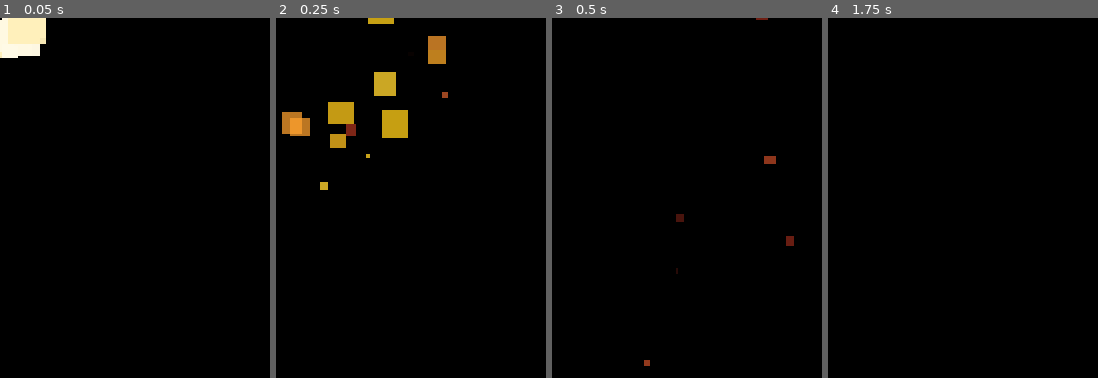
Above: before the commit, frames 1-4 (left to right).
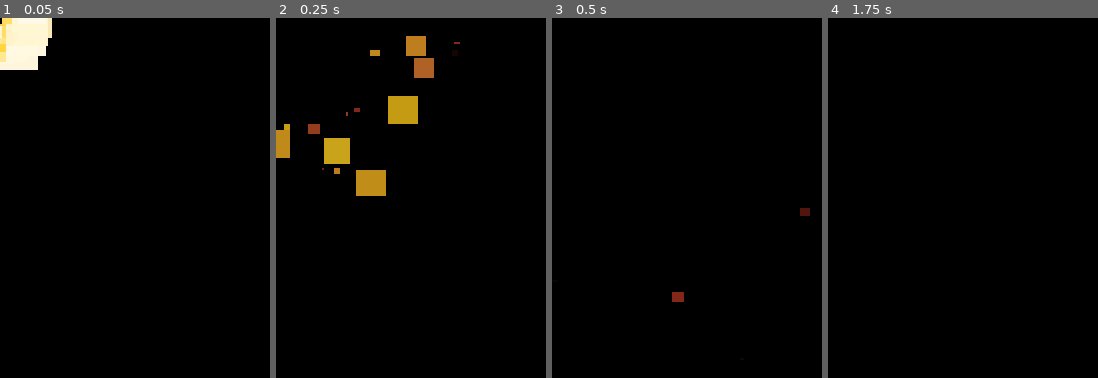
Above: after the commit, the same moments.

Repository: Proof-by-Combat/orbit-simulation
Game: Godot game, scene res://scenes/explosion/explosion.tscn
Same seed, same stepped clock (60 frames per second), same inputs: the game is played once before the commit and once after it. Before the commit the project has no main scene; this scene is started directly in both runs.
Inputs (mouse positions are in pixels of both pictures, inside the frame that each line leads up to):
- Up to frame 1 (0.05 s): no input
- Up to frame 2 (0.25 s): no input
- Up to frame 3 (0.5 s): no input
- Up to frame 4 (1.75 s): move the mouse to (outside the picture) at 0.52 s; press the mouse at (outside the picture) at 0.53 s; hold D (move_right) 0.53-1.28 s; tap Enter at 1.25 s; move the mouse to (outside the picture) at 1.27 s; release the mouse at (outside the picture) at 1.28 s; hold Shift (brake) from 1.28 s (still down); click (outside the picture) at 1.35 s

The runs differ from the first frame. In frame 1, 1.2% of the frame differs, in the area x 0-20%, y 0-15%; in frame 2, 6.5%, in the area x 0-69%, y 0-50%; in frame 3, 0.5%; in frame 4, nothing differs.

Commit message:
Complete Overhaul

Diff:
--- /dev/null
+++ b/levels/space.tscn
@@ -0,0 +1,37 @@
+[gd_scene format=3 uid="uid://ce5hkbalbkg37"]
+
+[ext_resource type="PackedScene" uid="uid://bu8cyy5sbd4e1" path="res://scenes/player/player.tscn" id="1_hpxva"]
+[ext_resource type="PackedScene" uid="uid://cehk40eokb16t" path="res://scenes/background/background.tscn" id="2_cnywj"]
+[ext_resource type="Texture2D" uid="uid://yj8tobcm5lpb" path="res://scenes/background/star_background.png" id="3_fxxkj"]
+[ext_resource type="Texture2D" uid="uid://bjxx00tklk7m4" path="res://scenes/background/star_background2.png" id="4_8ud6f"]
+[ext_resource type="PackedScene" uid="uid://b2qdeac1q7lwp" path="res://scenes/planet/planet.tscn" id="5_0ho8g"]
+
+[node name="IanTest" type="Node2D" unique_id=1630443578]
+texture_filter = 1
+
+[node name="Player" parent="." unique_id=1540677567 instance=ExtResource("1_hpxva")]
+
+[node name="Background" parent="." unique_id=1621946661 node_paths=PackedStringArray("camera") instance=ExtResource("2_cnywj")]
+texture_filter = 3
+texture_repeat = 2
+texture_scale = Vector2(0.5, 0.5)
+camera = NodePath("../Player/Camera2D")
+looped_texture = ExtResource("3_fxxkj")
+
+[node name="Background2" parent="." unique_id=2116770839 node_paths=PackedStringArray("camera") instance=ExtResource("2_cnywj")]
+texture_filter = 3
+texture_repeat = 2
+texture_scale = Vector2(0.5, 0.5)
+camera = NodePath("../Player/Camera2D")
+looped_texture = ExtResource("4_8ud6f")
+parallax_amount = 0.25
+
+[node name="Planet" parent="." unique_id=282153963 instance=ExtResource("5_0ho8g")]
+position = Vector2(690, -716)
+
+[node name="Planet2" parent="." unique_id=1666533510 instance=ExtResource("5_0ho8g")]
+position = Vector2(-993, 684)
+
+[node name="Planet3" parent="." unique_id=1664703638 instance=ExtResource("5_0ho8g")]
+position = Vector2(-866, -712)
+scale = Vector2(0.24000001, 0.24000001)
--- a/project.godot
+++ b/project.godot
@@ -11,8 +11,9 @@
 [application]
 
 config/name="orbit-simulation"
+run/main_scene="uid://ce5hkbalbkg37"
 config/features=PackedStringArray("4.7", "GL Compatibility")
-config/icon="res://graphics/icon.svg"
+config/icon="res://graphics/icons/icon.svg"
 
 [autoload]
 
@@ -69,7 +70,7 @@
 
 [layer_names]
 
-2d_physics/layer_1="Walls"
+2d_physics/layer_1="PassiveWalls"
 2d_physics/layer_2="Player"
 2d_physics/layer_3="Enemy"
 
--- /dev/null
+++ b/scenes/attractee/attractee.gd
@@ -0,0 +1,42 @@
+extends CharacterBody2D
+
+class_name Attractee
+
+
+var bother_with_collision: bool = false
+
+
+func _ready() -> void:
+	Simulation.attractees.append(self)
+
+
+func get_acceleration() -> Vector2:
+	var acceleration: Vector2 = Vector2(0, 0)
+	const cap: float = 500
+
+	for attractor in Simulation.attractors:
+		var to_attractor: Vector2
+		to_attractor = attractor.global_position - global_position
+
+		var direction = to_attractor.normalized()
+		var distanceSquared = to_attractor.length_squared()
+
+		if distanceSquared < 10:
+			distanceSquared = 10
+
+		var massOverDistance: float = attractor.mass / distanceSquared
+		acceleration += massOverDistance * direction * Simulation.G
+
+		if acceleration.length() > cap:
+			acceleration = acceleration.normalized() * cap
+
+	return acceleration
+
+
+func simulate(delta: float) -> void:
+	velocity += get_acceleration() * delta
+
+	if bother_with_collision:
+		move_and_slide()
+	else:
+		global_position += velocity * delta
--- /dev/null
+++ b/scenes/attractor/attractor.gd
@@ -0,0 +1,12 @@
+extends CharacterBody2D
+
+class_name Attractor
+
+
+@export var density: float = 10
+var radius: float = 10
+var mass: float = 0
+
+
+func _ready() -> void:
+	Simulation.attractors.append(self)
--- /dev/null
+++ b/scenes/attractor/attractor.tscn
@@ -0,0 +1,5 @@
+[gd_scene format=3 uid="uid://bsdtyvu7uhpak"]
+
+[node name="Attractor" type="CharacterBody2D" unique_id=1204485294]
+collision_layer = 0
+collision_mask = 0
--- a/scenes/body/body.gd
+++ /dev/null
@@ -1,61 +0,0 @@
-extends Node2D
-
-class_name Body
-
-@export var radius: float = 0
-@export var density: float = 0
-
-var mass: float = 0
-var velocity: Vector2 = Vector2(0, 0)
-
-var is_dead: bool = false
-
-
-func _sort_helper(a: Body, b:Body) -> bool:
-	return a.mass < b.mass
-
-
-func _ready() -> void:
-	Simulation.bodies.append(self)
-	Simulation.bodies.sort_custom(_sort_helper)
-
-	#var string: String = ""
-	#for i in Simulation.bodies:
-		#string += str(i.mass) + " "
-	#print(string)
-
-
-func get_acceleration() -> Vector2:
-	var acceleration: Vector2 = Vector2(0, 0)
-	const cap: float = 500
-
-	var index: int = Simulation.bodies.find(self)
-	var start: int = index
-	for i in range(start, 0, -1):
-		if Simulation.bodies[i].mass == mass:
-			start -= 1
-
-	for i in range(start, len(Simulation.bodies)):
-		var body: Body = Simulation.bodies[i]
-
-		if is_dead or body == self or body.is_dead:
-			continue
-		var raw_distance: Vector2 =  body.position - position
-		var direction = raw_distance.normalized()
-		var distanceSquared = raw_distance.length_squared()
-		if distanceSquared < 10:
-			distanceSquared = 10
-		acceleration += (body.mass / distanceSquared) * direction * Simulation.G
-		if acceleration.length() > cap:
-			acceleration = acceleration.normalized() * cap
-	return acceleration
-
-func simulate(delta: float) -> void:
-
-#	print(self.name)
-#	print('\t', "Pos:", position)
-#	print('\t', "Vel:", velocity)
-#	print('\t', "Acc: ", acceleration)
-
-	velocity += get_acceleration() * delta
-	global_position += velocity * delta
--- a/scenes/body/body.tscn
+++ /dev/null
@@ -1,3 +0,0 @@
-[gd_scene format=3 uid="uid://bsdtyvu7uhpak"]
-
-[node name="Body" type="Node2D" unique_id=1962808451]
--- a/scenes/bullet/bullet.gd
+++ b/scenes/bullet/bullet.gd
@@ -1,24 +1,20 @@
-extends Body
+extends Attractee
 
 class_name Bullet
 
 var _age: float = 0
-#var _explosion_scene: PackedScene = preload("uid://dcmp5jpyb5o1a")
 
 
-func _process(delta: float) -> void:
+func simulate(delta: float) -> void:
 	_age += delta
 
 	if _age >= 3:
-		is_dead = true
+		queue_free()
 
-	simulate(delta)
+	super(delta)
+
 	global_rotation = velocity.angle()
 
 
-func _on_area_2d_area_entered(_area: Area2D) -> void:
-	#is_dead = true
-	#var ref: Explosion = _explosion_scene.instantiate()
-	#ref.global_position = global_position
-	#add_sibling(ref)
-	pass
+func _on_area_2d_body_entered(_body: Node2D) -> void:
+	queue_free()
--- a/scenes/bullet/bullet.tscn
+++ b/scenes/bullet/bullet.tscn
@@ -4,22 +4,27 @@
 [ext_resource type="Script" uid="uid://biibmesctm1y4" path="res://scenes/bullet/bullet.gd" id="1_83itf"]
 
 [sub_resource type="RectangleShape2D" id="RectangleShape2D_bemfb"]
-size = Vector2(34, 26)
+size = Vector2(34, 4)
 
-[node name="Bullet" type="Node2D" unique_id=1947294596]
+[node name="Bullet" type="CharacterBody2D" unique_id=475601907]
 z_index = 5
 texture_filter = 1
+collision_layer = 0
 script = ExtResource("1_83itf")
-metadata/_custom_type_script = "uid://b6dox6pwsmu81"
 
 [node name="Bullet" type="Sprite2D" parent="." unique_id=429033919]
+position = Vector2(-6, 0)
 texture = ExtResource("1_7c8un")
 
-[node name="Area2D" type="Area2D" parent="." unique_id=1186090871]
+[node name="CollisionShape2D" type="CollisionShape2D" parent="." unique_id=412901897]
+position = Vector2(-12, 0)
+shape = SubResource("RectangleShape2D_bemfb")
+
+[node name="Area2D" type="Area2D" parent="." unique_id=1738944078]
 collision_layer = 0
 
-[node name="CollisionShape2D" type="CollisionShape2D" parent="Area2D" unique_id=412901897]
-position = Vector2(-13, 1)
+[node name="CollisionShape2D" type="CollisionShape2D" parent="Area2D" unique_id=1166171383]
+position = Vector2(-12, 0)
 shape = SubResource("RectangleShape2D_bemfb")
 
-[connection signal="area_entered" from="Area2D" to="." method="_on_area_2d_area_entered"]
+[connection signal="body_entered" from="Area2D" to="." method="_on_area_2d_body_entered"]
--- a/scenes/enemy/enemy.tscn
+++ b/scenes/enemy/enemy.tscn
@@ -1,3 +1,3 @@
 [gd_scene format=3 uid="uid://cv0p6ykumf4be"]
 
-[node name="Enemy" type="Node2D" unique_id=1939685134]
+[node name="Enemy" type="CharacterBody2D" unique_id=237579882]
--- a/scenes/explosion/explosion.tscn
+++ b/scenes/explosion/explosion.tscn
@@ -37,6 +37,7 @@
 alpha_curve = SubResource("CurveTexture_pi5cr")
 
 [node name="GPUParticles2D" type="GPUParticles2D" unique_id=211470272]
+emitting = false
 amount = 86
 lifetime = 0.91
 one_shot = true
--- a/scenes/generator/generator.gd
+++ /dev/null
@@ -1,33 +0,0 @@
-extends Node2D
-
-class_name Generator
-
-@export var number_of_planets: int = 10
-@export var radius_minimum: float = 10
-@export var radius_maximum: float = 100
-@export var density_minimum: float = 10
-@export var density_maximum: float = 100
-@export var spawn_range: float = 2500
-@export var safe_range: float = 500
-
-var _planet_scene: PackedScene = preload("uid://b2qdeac1q7lwp")
-
-
-func _ready() -> void:
-	await get_tree().root.ready
-
-	for i in range(number_of_planets):
-		var distance: float = randf_range(safe_range, spawn_range)
-		var angle: float = randf_range(0,TAU)
-		var pos := Vector2( cos(angle)*distance, sin(angle)*distance )
-
-		var radius = randf_range(radius_minimum, radius_maximum)
-		var density = randf_range(density_minimum, density_maximum)
-
-		var ref: Planet = _planet_scene.instantiate()
-		ref.global_position = pos
-		ref.radius = radius
-		ref.density = density
-		ref.call_deferred("set_mass")
-
-		add_sibling(ref)
--- a/scenes/generator/generator.tscn
+++ /dev/null
@@ -1,6 +0,0 @@
-[gd_scene format=3 uid="uid://bn5gonbytyr0r"]
-
-[ext_resource type="Script" uid="uid://lrelmibx6do3" path="res://scenes/generator/generator.gd" id="1_fn663"]
-
-[node name="Generator" type="Node2D" unique_id=717827223]
-script = ExtResource("1_fn663")
--- a/scenes/planet/planet.gd
+++ b/scenes/planet/planet.gd
@@ -1,28 +1,23 @@
-extends "res://scenes/body/body.gd"
+extends Attractor
 class_name Planet
 
 @export var start_velocity: Vector2 = Vector2(0.0, 0.0)
-@export var start_mass: float = 1
 
-@onready var thing = $"Area2D/CollisionShape2D"
-@onready var on_screen_notif = $"VisibleOnScreenNotifier2D"
+@onready var _sprite: Sprite2D = $"Sprite2D"
 
-# Called when the node enters the scene tree for the first time.
+@warning_ignore("unused_private_class_variable")
+@onready var _on_screen_notif: VisibleOnScreenNotifier2D = $"OnScreen"
+
+
+func set_mass():
+	mass = (4.0 / 3.0) * radius * radius * radius * PI * density
+
+
 func _ready() -> void:
 	super()
 
+	var spriteWidth: float = _sprite.get_rect().size.x
+	radius = scale.x * spriteWidth / 2
+
 	velocity = start_velocity
 	set_mass()
-#	print(mass)
-
-func set_mass():
-	var spriteWidth: float = $"Sprite2D".get_rect().size.x
-	scale = Vector2(radius, radius) / (spriteWidth / 2)
-	mass = (4.0 / 3.0) * radius * radius * radius * PI * density
-
-# Called every frame. 'delta' is the elapsed time since the previous frame.
-func _process(_delta: float) -> void:
-	pass
-
-func _physics_process(delta: float) -> void:
-	simulate(delta)
--- a/scenes/planet/planet.tscn
+++ b/scenes/planet/planet.tscn
@@ -4,18 +4,19 @@
 [ext_resource type="Texture2D" uid="uid://wbpvfvtanrfy" path="res://scenes/planet/planet.png" id="2_q7o7h"]
 
 [sub_resource type="CircleShape2D" id="CircleShape2D_qdbk6"]
-radius = 253.00198
+radius = 256.0
 
-[node name="Planet" type="Node2D" unique_id=1582839402]
+[node name="Planet" type="CharacterBody2D" unique_id=282153963]
+z_index = 20
+collision_layer = 5
+collision_mask = 0
 script = ExtResource("1_q7o7h")
 
 [node name="Sprite2D" type="Sprite2D" parent="." unique_id=61423078]
 texture = ExtResource("2_q7o7h")
 
-[node name="Area2D" type="Area2D" parent="." unique_id=1208244033]
+[node name="OnScreen" type="VisibleOnScreenNotifier2D" parent="." unique_id=487845363]
+rect = Rect2(-256, -256, 512, 512)
 
-[node name="CollisionShape2D" type="CollisionShape2D" parent="Area2D" unique_id=72591893]
+[node name="CollisionShape2D" type="CollisionShape2D" parent="." unique_id=72591893]
 shape = SubResource("CircleShape2D_qdbk6")
-
-[node name="VisibleOnScreenNotifier2D" type="VisibleOnScreenNotifier2D" parent="." unique_id=487845363]
-rect = Rect2(-256, -256, 512, 512)
--- a/scenes/player/player.gd
+++ b/scenes/player/player.gd
@@ -1,12 +1,12 @@
-extends Body
+extends Attractee
 
 class_name Player
 
 const _ACCELERATION: float = 10
-const _FRICTION: float = 5
-const _MAX_MOVEMENT_SPEED: float = 100
-# NOTE: _MAX_MOVEMENT_SPEED is not the terminal velocity.
-# It is the maximum speed input can take you to.
+const _BRAKE: float = 5
+#const _MAX_INPUT_SPEED: float = 100
+# NOTE: _MAX_INPUT_SPEED is NOT the terminal velocity.
+# It is the maximum speed input can take you up to.
 
 var _movement_input: Vector2
 var _braking: bool = false
@@ -16,7 +16,7 @@
 
 var _shoot_cooldown: float = 0
 
-@onready var camera: Camera2D = $"Camera2D"
+@onready var camera: PlayerCamera = $"Camera2D"
 @onready var _sprite: Sprite2D = $"ShipSprite"
 @onready var _gun_sprite: Sprite2D = $"GunSprite"
 @onready var _flare_sprite: Sprite2D = $"ShipSprite/FlareSprite"
@@ -26,6 +26,7 @@
 
 func _ready() -> void:
 	PlayerStats.currentPlayer = self
+	bother_with_collision = true
 	super()
 
 
@@ -54,13 +55,42 @@
 	camera.zoom.y = camera.zoom.x
 
 
+func _handle_shooting(delta: float) -> void:
+	var to_mouse: Vector2 = get_global_mouse_position() - global_position
+	_gun_sprite.rotation = to_mouse.angle()
 
-func simulate(delta: float) -> void:
+	if _shooting:
+		if _shoot_cooldown <= 0:
+			_shoot_cooldown = 0.25
+
+			const BULLET_SPEED: float = 1000
+			const BARREL_OFFSET_LENGTH: float = 12
+			var barrel_offset = Vector2(0, BARREL_OFFSET_LENGTH)
+			barrel_offset = barrel_offset.rotated(to_mouse.angle())
+
+			var ref: Bullet
+
+			ref = bullet_scene.instantiate()
+			ref.velocity = to_mouse.normalized() * BULLET_SPEED
+			ref.global_position = global_position + barrel_offset
+			add_sibling(ref)
+
+			ref = bullet_scene.instantiate()
+			ref.velocity = to_mouse.normalized() * BULLET_SPEED
+			ref.global_position = global_position - barrel_offset
+			add_sibling(ref)
+
+	_gun_sprite.position = -to_mouse.normalized() * _shoot_cooldown * 32
+
+	_shoot_cooldown = move_toward(_shoot_cooldown,0,delta)
+
+
+func _handle_movement(delta: float) -> void:
 	var additional: Vector2 = _movement_input * _ACCELERATION
 
 	if _braking:
 		var temp_velocity: Vector2 = velocity
-		velocity -= velocity.normalized() * _FRICTION
+		velocity -= velocity.normalized() * _BRAKE
 		if velocity.dot(temp_velocity) < 0:
 			velocity = Vector2.ZERO
 	else:
@@ -73,45 +103,43 @@
 			1-exp(-delta * 10)
 		)
 
-	var to_mouse: Vector2 = get_global_mouse_position() - global_position
-	_gun_sprite.rotation = to_mouse.angle()
 
-	if _shooting:
-		if _shoot_cooldown <= 0:
-			_shoot_cooldown = 0.25
-
-			var ref: Bullet = bullet_scene.instantiate()
-			const BULLET_SPEED: float = 500
-			ref.velocity = to_mouse.normalized() * BULLET_SPEED
-			ref.global_position = global_position
-			ref.global_rotation = to_mouse.angle()
-			add_sibling(ref)
-
-	_gun_sprite.position = -to_mouse.normalized() * _shoot_cooldown * 32
-
-	_shoot_cooldown = move_toward(_shoot_cooldown,0,delta)
-
-	if _movement_input:
+func _handle_flare() -> void:
+	if _movement_input and !_braking:
 		_flare_sprite.scale.y = velocity.length() / 1000
 		_flare_sprite.scale.y += randf_range(-1,1)
 	else:
 		_flare_sprite.scale.y = 0
 
-	super(delta)
 
-	_handle_zoom(delta)
-
-
-func _on_area_2d_area_entered(_area: Area2D) -> void:
-	is_dead = true
+func _explode_and_die() -> void:
 	var ref: Explosion = _explosion_scene.instantiate()
 	ref.global_position = global_position
 	add_sibling(ref)
 
 	camera.position_smoothing_enabled = false
+	camera.call_deferred("shake",1000,2)
 	camera.reparent(get_parent())
+	queue_free()
+
+
+func simulate(delta: float) -> void:
+	_handle_movement(delta)
+	super(delta)
+
+	_handle_shooting(delta)
+	_handle_flare()
+	_handle_zoom(delta)
 
 
 func _notification(event: int) -> void:
 	if event == NOTIFICATION_PREDELETE:
 		PlayerStats.currentPlayer = null
+
+
+func _on_hit_area_body_entered(_body: Node2D) -> void:
+	_explode_and_die()
+
+
+func _on_hit_area_area_entered(_area: Area2D) -> void:
+	_explode_and_die()
--- a/scenes/player/player.tscn
+++ b/scenes/player/player.tscn
@@ -3,13 +3,23 @@
 [ext_resource type="Texture2D" uid="uid://dswheeipnn2j1" path="res://scenes/player/player.png" id="1_8afob"]
 [ext_resource type="Script" uid="uid://fm3hhpejsajo" path="res://scenes/player/player.gd" id="1_dovo2"]
 [ext_resource type="Texture2D" uid="uid://ctnb2f3j8a0jt" path="res://scenes/player/gun.png" id="3_gmlin"]
+[ext_resource type="Script" uid="uid://b35ndlmyfprmn" path="res://scenes/player/player_camera.gd" id="4_75vfm"]
 [ext_resource type="Texture2D" uid="uid://chtyklqua326p" path="res://scenes/player/flare.png" id="4_lvxji"]
 [ext_resource type="PackedScene" uid="uid://bh31arii1poij" path="res://scenes/player/radar/radar.tscn" id="5_p47bc"]
 
+[sub_resource type="Curve" id="Curve_qek5x"]
+_data = [Vector2(0.011904761, 0.96946573), 0.0, -4.978895, 0, 0, Vector2(0.116071425, 0.49618328), -1.9493135, -1.9493135, 0, 0, Vector2(1, 0), 0.0, 0.0, 0, 0]
+point_count = 3
+
+[sub_resource type="RectangleShape2D" id="RectangleShape2D_p47bc"]
+size = Vector2(16, 16)
+
 [sub_resource type="RectangleShape2D" id="RectangleShape2D_bemfb"]
+size = Vector2(32, 32)
 
-[node name="Player" type="Node2D" unique_id=1540677567]
+[node name="Player" type="CharacterBody2D" unique_id=851020573]
 texture_filter = 1
+collision_layer = 2
 script = ExtResource("1_dovo2")
 
 [node name="ShipSprite" type="Sprite2D" parent="." unique_id=1350008172]
@@ -23,17 +33,23 @@
 
 [node name="Camera2D" type="Camera2D" parent="." unique_id=1316259660]
 position_smoothing_speed = 10.0
+script = ExtResource("4_75vfm")
+shake_intensity_curve = SubResource("Curve_qek5x")
 
 [node name="GunSprite" type="Sprite2D" parent="." unique_id=340196941]
 texture = ExtResource("3_gmlin")
 
-[node name="Area2D" type="Area2D" parent="." unique_id=486855801]
-collision_layer = 2
-collision_mask = 0
+[node name="PhysicsShape" type="CollisionShape2D" parent="." unique_id=1505816246]
+shape = SubResource("RectangleShape2D_p47bc")
 
-[node name="CollisionShape2D" type="CollisionShape2D" parent="Area2D" unique_id=1872828613]
+[node name="HitArea" type="Area2D" parent="." unique_id=486855801]
+collision_layer = 0
+collision_mask = 4
+
+[node name="HitBox" type="CollisionShape2D" parent="HitArea" unique_id=1872828613]
 shape = SubResource("RectangleShape2D_bemfb")
 
 [node name="Radar" parent="." unique_id=1689074271 instance=ExtResource("5_p47bc")]
 
-[connection signal="area_entered" from="Area2D" to="." method="_on_area_2d_area_entered"]
+[connection signal="area_entered" from="HitArea" to="." method="_on_hit_area_area_entered"]
+[connection signal="body_entered" from="HitArea" to="." method="_on_hit_area_body_entered"]
--- /dev/null
+++ b/scenes/player/player_camera.gd
@@ -0,0 +1,41 @@
+extends Camera2D
+
+class_name PlayerCamera
+
+@export var shake_intensity_curve: Curve
+
+var _time: float = 0
+var _shake_time: float = 0
+var _shake_max_time: float = 0
+var _shake_intensity: float = 0
+
+
+func _do_shake(delta: float) -> void:
+	const SHAKE_TIME_SCALE: float = 50
+	const SHAKE_INTENSITY_SCALE: float = 0.015
+
+	var sample_point: float = 1-(_shake_time / _shake_max_time)
+	var curve_sample: float = shake_intensity_curve.sample(sample_point)
+
+	var shake_offset := Vector2.ZERO
+	shake_offset.x = sin(_time*SHAKE_TIME_SCALE)
+	shake_offset.y = sin(_time*SHAKE_TIME_SCALE*0.9)
+	shake_offset *= _shake_intensity * SHAKE_INTENSITY_SCALE * curve_sample
+
+	offset = shake_offset
+
+	_shake_time = move_toward(_shake_time,0,delta)
+
+
+func _process(delta: float) -> void:
+	if _shake_time > 0:
+		_do_shake(delta)
+
+	_time += delta
+
+
+# Public function to be called outside of the class
+func shake(intensity: float, time: float):
+	_shake_time = time
+	_shake_max_time = time
+	_shake_intensity = intensity
--- a/scenes/player/radar/radar.gd
+++ b/scenes/player/radar/radar.gd
@@ -20,13 +20,13 @@
 	var screen_size: Vector2 = screen_rect.size
 	var center: Vector2 = screen_size / 2.0
 
-	for i in Simulation.bodies:
+	for i in Simulation.attractors:
 		if not(i is Planet):
 			continue
 
 		var planet: Planet = i
 
-		if planet.on_screen_notif.is_on_screen():
+		if planet._on_screen_notif.is_on_screen():
 			continue
 
 		var to: Vector2 = i.global_position - player.camera.global_position
--- a/scenes/space/space.tscn
+++ /dev/null
@@ -1,3 +0,0 @@
-[gd_scene format=3 uid="uid://br8os52rgep8j"]
-
-[node name="Space" type="Node2D" unique_id=584446139]
--- a/singletons/simulation.gd
+++ b/singletons/simulation.gd
@@ -2,65 +2,17 @@
 
 const G: float = 1
 
-var planetThingyMcBob: PackedScene = preload("res://scenes/planet/planet.tscn")
-var bodies: Array[Body]
-#@onready var planet :Planet = $"../josh_test/Planet"
-
-func _ready() -> void:
-	#await get_tree().root.ready
-	#spawn_orbital(planet)
-	pass
-
+var attractors: Array[Attractor]
+var attractees: Array[Attractee]
 
 func _physics_process(delta: float) -> void:
-	for body in bodies:
-		body.simulate(delta)
+	for attractee in attractees:
+		attractee.simulate(delta)
 
-	var temp: Array[Body]
-	for body in bodies:
-		if body.is_dead:
-			body.queue_free()
-		else:
-			temp.push_back(body)
+	# Remove dead objects
+	var temp: Array[Attractee]
+	for i in attractees:
+		if i != null and !i.is_queued_for_deletion():
+			temp.append(i)
 
-	bodies = temp
-
-
-func spawn_orbital(planet:Planet):
-	var ref: Planet = planetThingyMcBob.instantiate()
-
-	var dir :Vector2 = Vector2(randf_range(-1, 1), randf_range(-1, 1))
-	var dist: float = randf_range(1000, 4000)
-
-
-	ref.position = planet.position + dir * dist
-	ref.density = planet.density / 10
-	ref.radius = planet.radius / 10
-
-	get_tree().root.add_child(ref)
-	var acc = ref.get_acceleration()
-	ref.velocity = Vector2(-acc.y, acc.x).normalized() * (sqrt((G * planet.mass) / dist) * 1)
-
-
-
-
-
-
-
-
-
-
-
-
-
-
-func random_stuff_and_things(amount: int):
-	await get_tree().root.ready
-	for n in range(amount):
-		var ref = planetThingyMcBob.instantiate()
-		ref.radius = randf_range(10, 50)
-		ref.density = randf_range(1, 15)
-		ref.position = Vector2(randf_range(-5500, 5500), randf_range(-3000, 3000))
-		ref.start_velocity = Vector2(randf_range(-100, 100), randf_range(-100, 100))
-		ref.set_mass()
-		get_tree().root.add_child(ref)
+	attractees = temp
Binary file added: graphics/coconut.jpg
Not shown, added: graphics/coconut.jpg.import
Renamed: graphics/Electrolize-Regular.ttf -> graphics/fonts/Electrolize-Regular.ttf
Not shown, changed: graphics/fonts/Electrolize-Regular.ttf.import
Renamed: graphics/OFL.txt -> graphics/fonts/OFL.txt
Renamed: graphics/icon.svg -> graphics/icons/icon.svg
Not shown, changed: graphics/icons/icon.svg.import
Not shown, added: scenes/attractee/attractee.gd.uid
Renamed: scenes/body/body.gd.uid -> scenes/attractor/attractor.gd.uid
Renamed: scenes/background/nebulaBackground.png -> scenes/background/nebula_background.png
Not shown, changed: scenes/background/nebula_background.png.import
Renamed: scenes/background/starBackground.png -> scenes/background/star_background.png
(and 13 more such lines)
